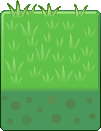
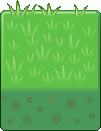
Layer changes from the first (101, 131) image to the second:
painted on "Pasted Layer" over <box>8,3,87,10</box>
